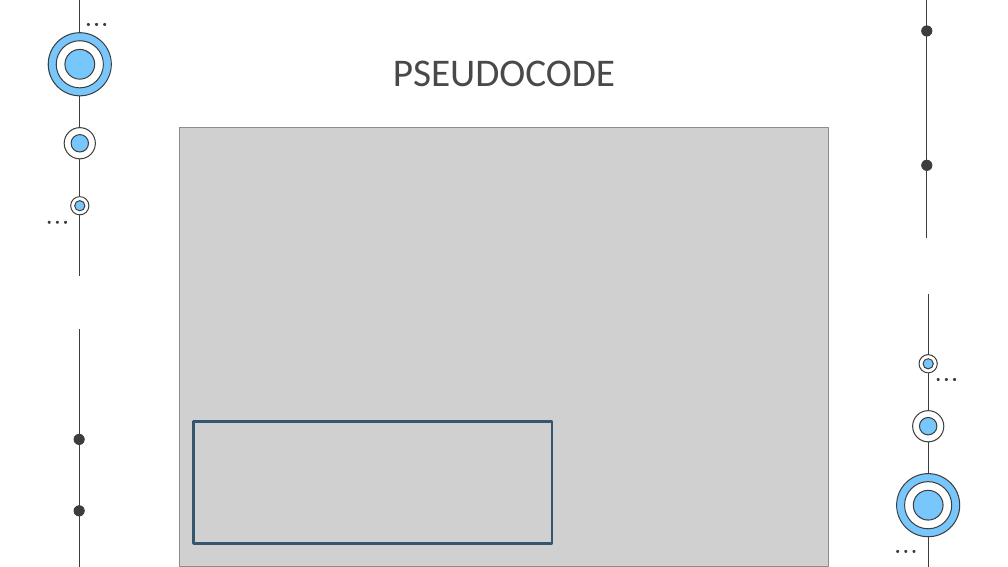
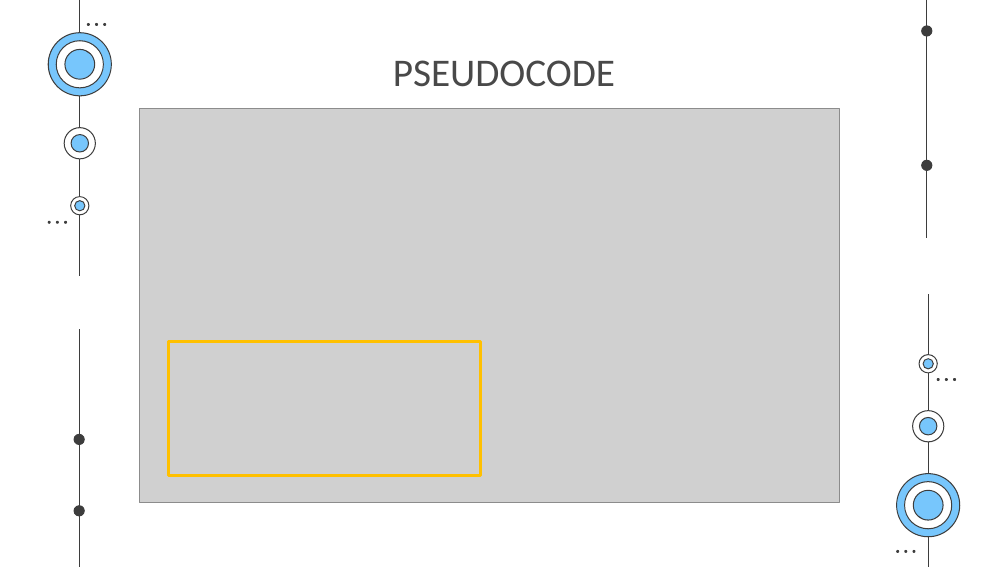
Before and after one commit to pnmq1103/cs163-seminar, a slide deck: slide 93 of presentation.pptx (slide 71 before the commit). Drawn at 1008x567 pixels with LibreOffice and Linux fonts; fonts in the diff are those of the drawing; grey boxes stand for pictures. Boxes give left, top, right and bottom in pixels: in the first picture for what was removed or moved away, otherwise in the second. Text is boxed around its words. In the diff, an @@ line names an element or a change of style, - is before the commit and + after.

```diff
--- a/presentation.pptx
+++ b/presentation.pptx
@@ picture: place and size @@
-picture at [179,128,829,567]
+picture at [139,109,840,503]
@@ rectangle: place and size @@
-rectangle at [194,421,552,543]
+rectangle at [168,342,480,476]
@@ rectangle at [168,342,480,476]: outline #34576E 2 pt to #FFC000 2 pt @@
```
Also in this commit, not shown: 28 other slides changed, 5 slides removed.
